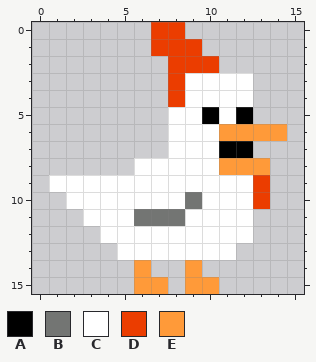
Pixel-art sprite -- chickader/release/images/c_chicken_m.png. Above, as it was before the edit.
The file is 16x16 pixels.
Palette (. is transparent): A #000000  B #737573  C #ffffff  D #eb3d00  E #ff9a39
Pixels before, first column x 1:
 0 ......DD......
 1 ......DDD.....
 2 .......DDD....
 3 .......DCCCC..
 4 .......DCCCC..
 5 .......CCACA..
 6 .......CCCEEEE
 7 .......CCCAA..
 8 .....CCCCCEEE.
 9 CCCCCCCCCCCCD.
10 .CCCCCCCBCCCD.
11 ..CCCBBBCCCC..
12 ...CCCCCCCCC..
13 ....CCCCCCC...
14 .....E..E.....
15 .....EE.EE....
The same view after the edit:
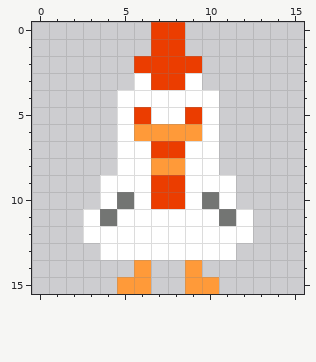
Difference:
y 1: x 9 D -> .
y 2: x 6..7 .. -> DD; x 10 D -> .
y 3: x 6..7 .. -> CD; x 10..12 CCC -> ...
y 4: x 5..8 ...D -> CCCC; x 11..12 CC -> ..
y 5: x 5..7 ... -> CDC; x 9..12 CACA -> DC..
y 6: x 5..9 ...CC -> CEEEE; x 11..14 EEEE -> ....
y 7: x 5..8 ...C -> CCDD; x 11..12 AA -> ..
y 8: x 5 . -> C; x 7..8 CC -> EE; x 11..13 EEE -> ...
y 9: x 1..3 CCC -> ...; x 7..8 CC -> DD; x 12..13 CD -> ..
y 10: x 2..3 CC -> ..; x 5 C -> B; x 7..10 CCBC -> DDCB; x 12..13 CD -> ..
y 11: x 4 C -> B; x 6..8 BBB -> CCC; x 11 C -> B
y 12: x 3 . -> C
y 13: x 4 . -> C
y 15: x 5 . -> E; x 7 E -> .
Pixel boxes of the changes (left, top, right, bottom) in both pictures:
changed: (49, 39, 287, 294)
